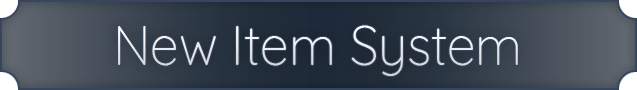
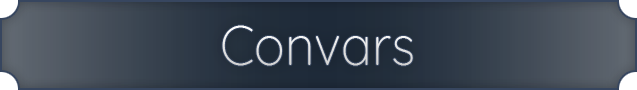
Layered file, before and after one edit (637px x 90px). Changes by layer:
added layer "Convars" in group "box" over (222, 25, 413, 66)
hid "New Item System" over (118, 25, 518, 76)
